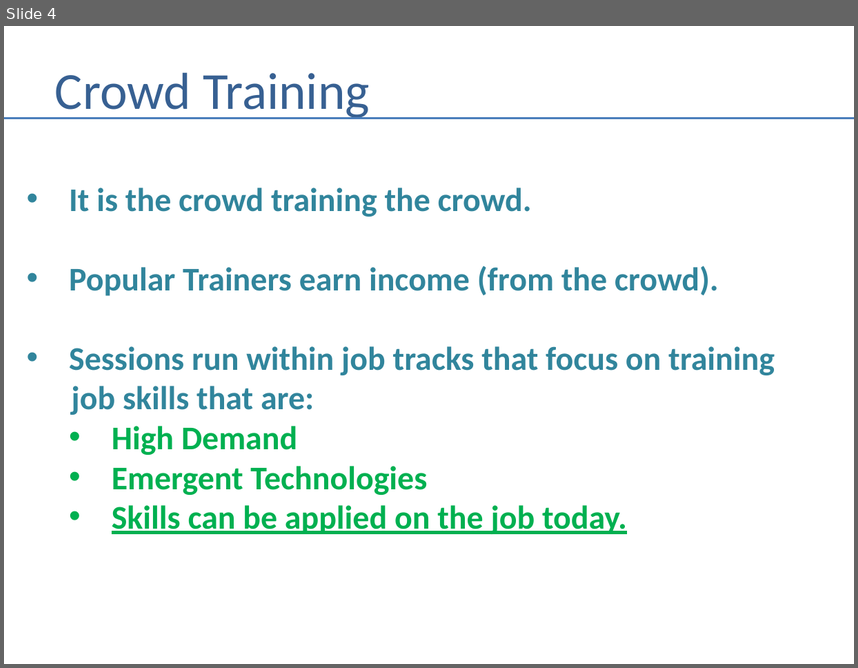
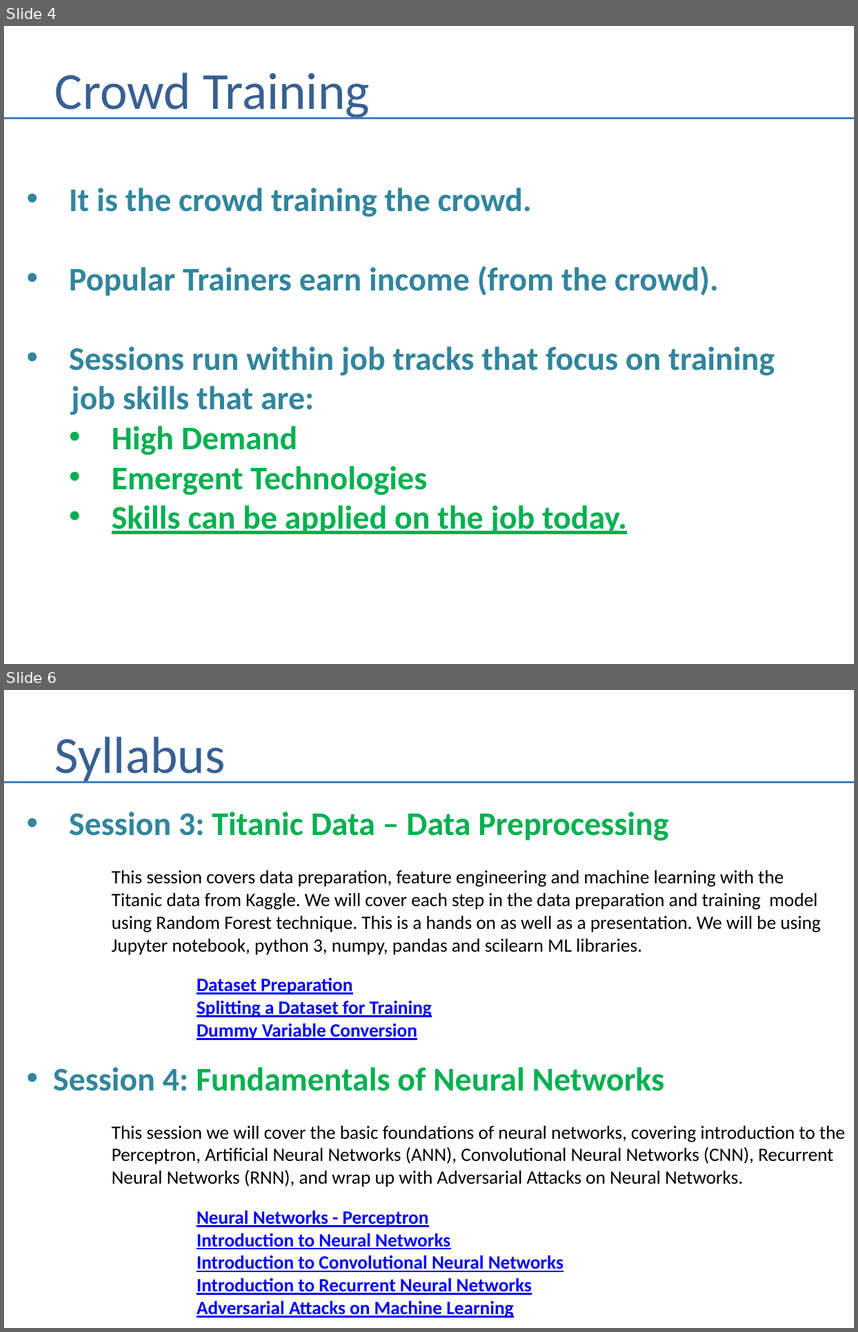
Before and after one commit to andrewferlitsch/Portland-Data-Science-Group, a slide deck: Presentations/AI Training Syllabus.pptx. Shown one above the other, each under a label of ours: slide 4 before the commit, slides 4 and 6 after it; the slides between them are not shown. The pictures are 858x668 and 858x1332 pixels, drawn with LibreOffice and Linux fonts; fonts in the diff are those of the drawing. Boxes give left, top, right and bottom in pixels: in the first picture for what was removed or moved away, otherwise in the second. Text is boxed around its words. In the diff, an @@ line names an element or a change of style, - is before the commit and + after.

Commit message:
updates to syllabus

```diff
--- a/Presentations/AI Training Syllabus.pptx
+++ b/Presentations/AI Training Syllabus.pptx
@@ slide 6 added at (4,690,854,1328), background #FFFFFF @@
@@ title added at (55,736,225,783), 44 pt, text #376092 @@
+Syllabus
@@ line added from (4, 782) to (854, 782), #4B7EBC 1.5 pt @@
@@ text added at (53,811,845,1317), 16 pt, text #000000 @@
+• Session 3: Titanic Data – Data Preprocessing
+This session covers data preparation, feature engineering and machine learning with the
+Titanic data from Kaggle. We will cover each step in the data preparation and training model
+using Random Forest technique. This is a hands on as well as a presentation. We will be using
+Jupyter notebook, python 3, numpy, pandas and scilearn ML libraries.
+Dataset Preparation
+Splitting a Dataset for Training
+Dummy Variable Conversion
+• Session 4: Fundamentals of Neural Networks
+This session we will cover the basic foundations of neural networks, covering introduction to the
+Perceptron, Artificial Neural Networks (ANN), Convolutional Neural Networks (CNN), Recurrent
+Neural Networks (RNN), and wrap up with Adversarial Attacks on Neural Networks.
+Neural Networks - Perceptron
+Introduction to Neural Networks
+Introduction to Convolutional Neural Networks
+Introduction to Recurrent Neural Networks
+Adversarial Attacks on Machine Learning
```
Also in this commit, not shown: 5 slides changed, 1 other file.
